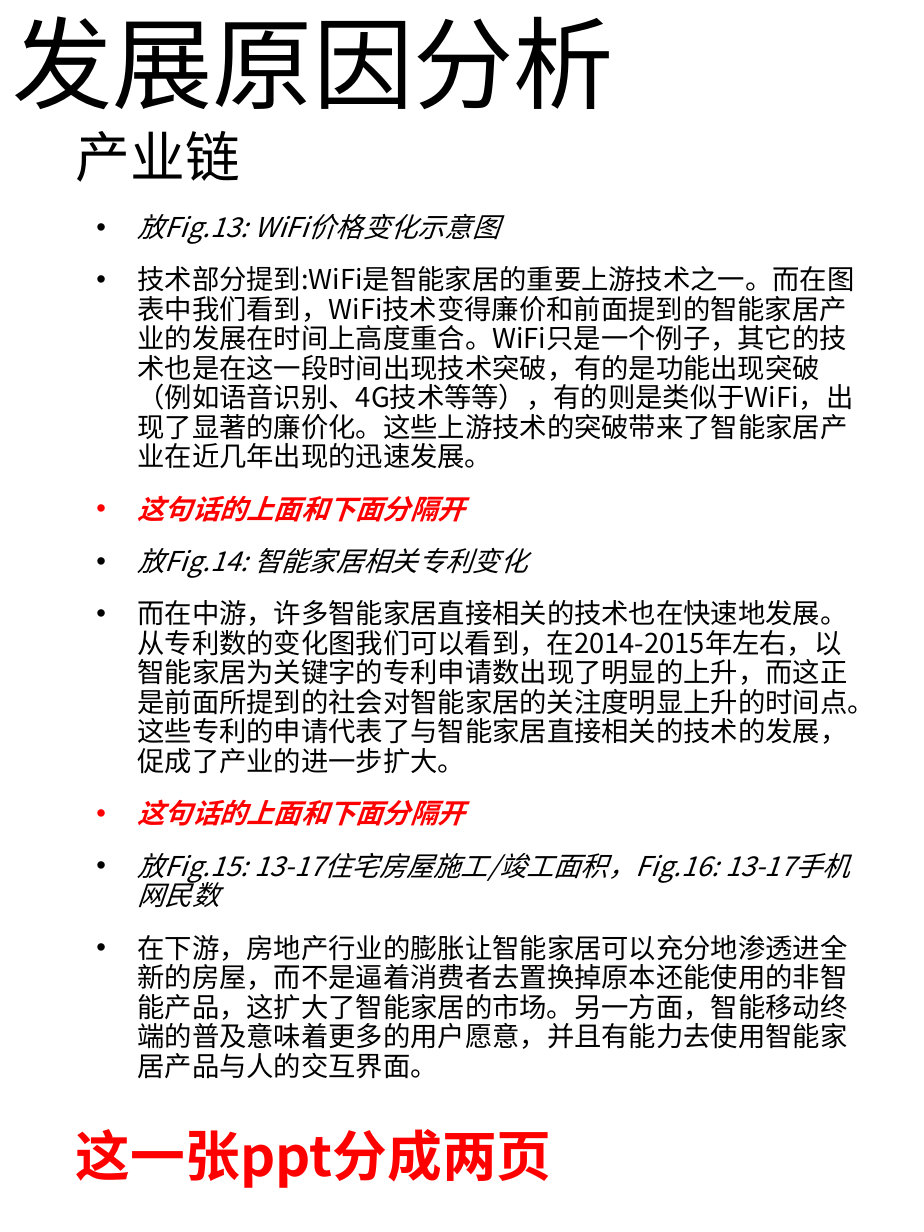
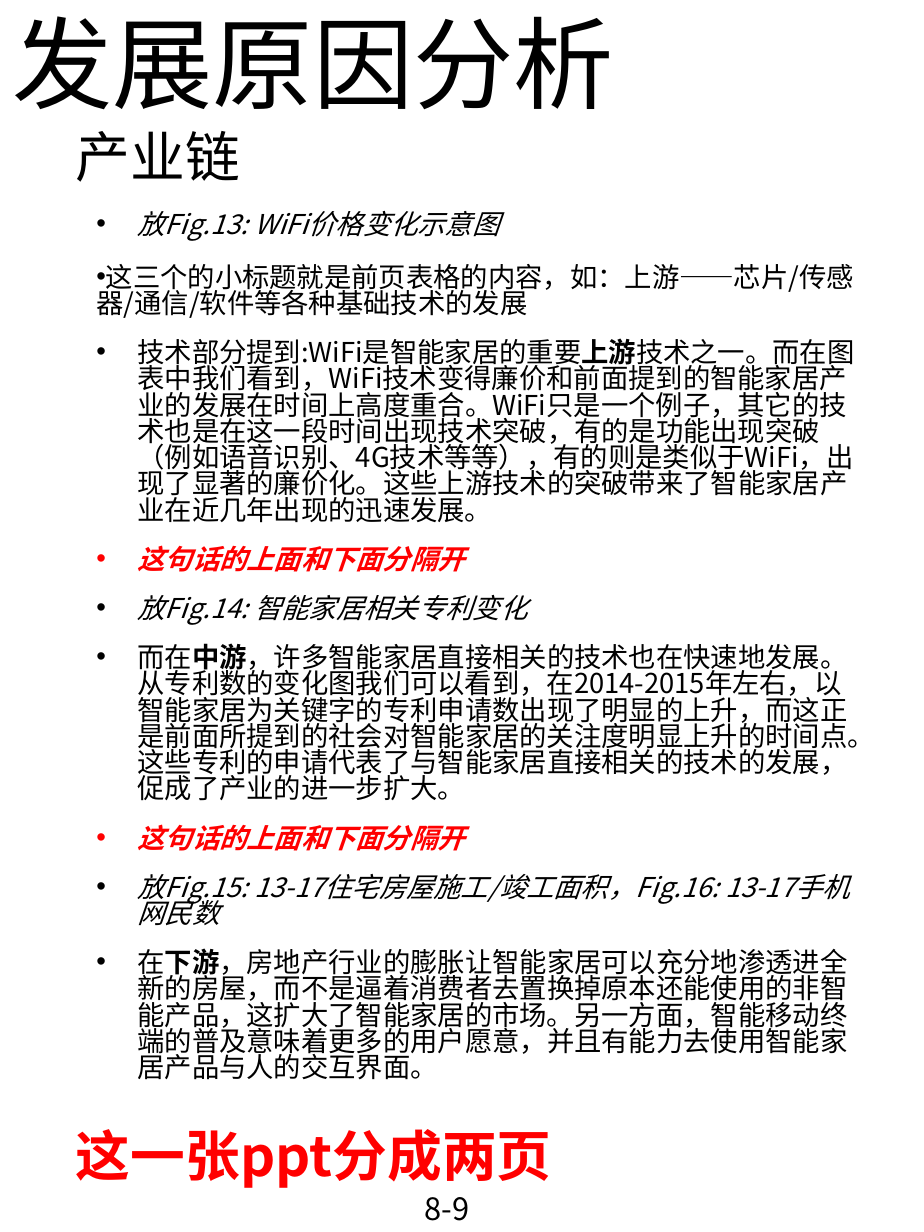
Before and after one commit to RLi43/Industry-Frontier, a slide deck: slide 9 of 市场/排版.pptx. Drawn at 924x1232 pixels with LibreOffice and Linux fonts; fonts in the diff are those of the drawing. Boxes give left, top, right and bottom in pixels: in the first picture for what was removed or moved away, otherwise in the second. Text is boxed around its words. In the diff, an @@ line names an element or a change of style, - is before the commit and + after.

Commit message:
将后面部分增加到PPT上了

```diff
--- a/市场/排版.pptx
+++ b/市场/排版.pptx
@@ text at [96, 233, 854, 318]: paragraphs added @@
+• 上游
+• 这三个的小标题就是前页表格的内容，如：上游——芯片/传感器/通信/软件等各种基础技术的发展
@@ text at [137, 211, 874, 1080]: bold on in "技术部分提到:WiFi是智能家居的重要上游技术之一。而在图表中我们看到，WiFi技术变得廉价和前面提到的智能家居产业的发 ...", "而在中游，许多智能家居直接相关的技术也在快速地发展。从专利数的变化图我们可以看到，在2014-2015年左右，以智能家居 ...", "在下游，房地产行业的膨胀让智能家居可以充分地渗透进全新的房屋，而不是逼着消费者去置换掉原本还能使用的非智能产品，这扩大了 ..."; line spacing 0.9 to 0.8 @@
@@ text added at [425, 1197, 470, 1221], 18 pt, text #000000 @@
+8-9
```
Also in this commit, not shown: 12 other slides changed, 4 slides added, 1 other file.
